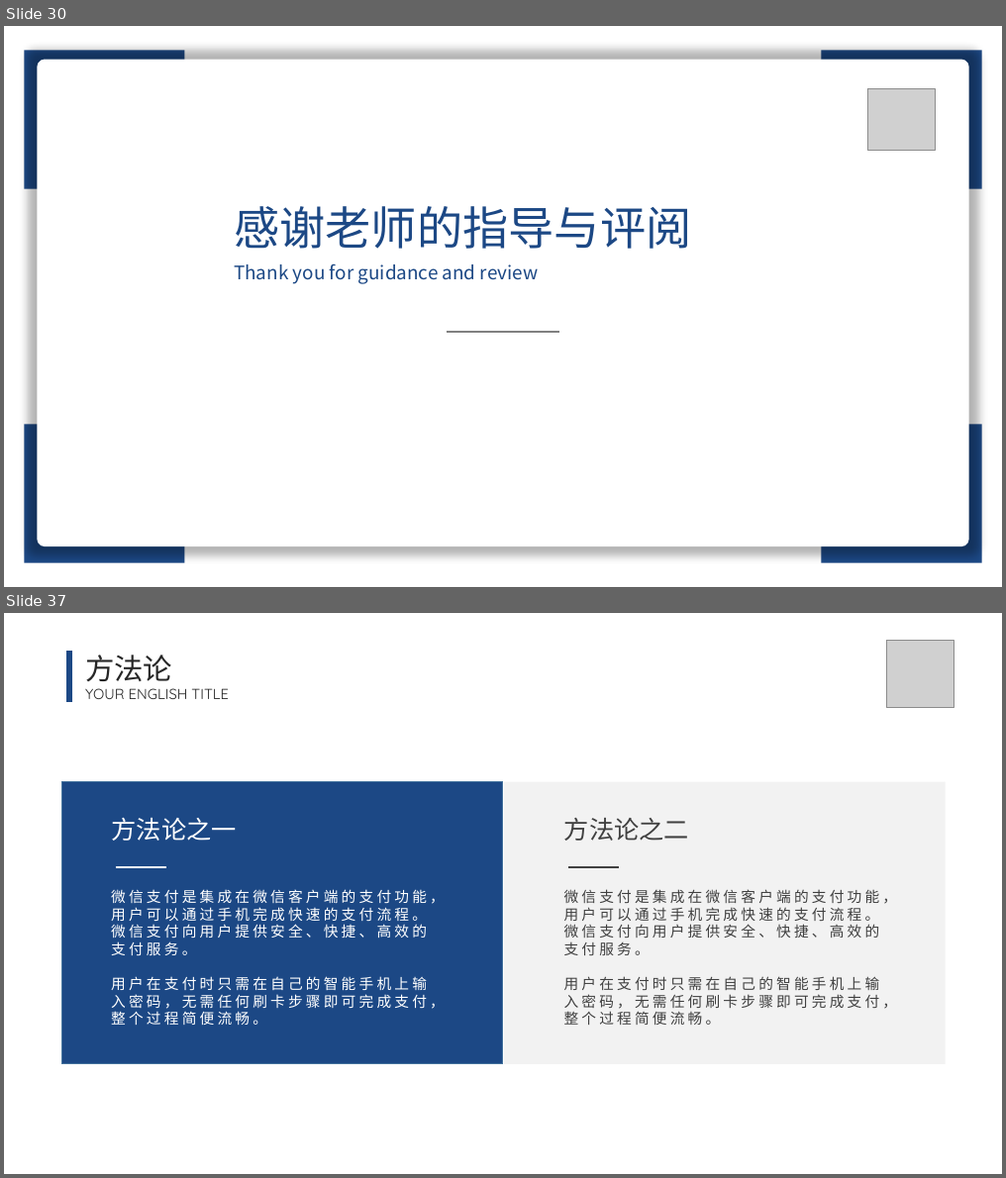
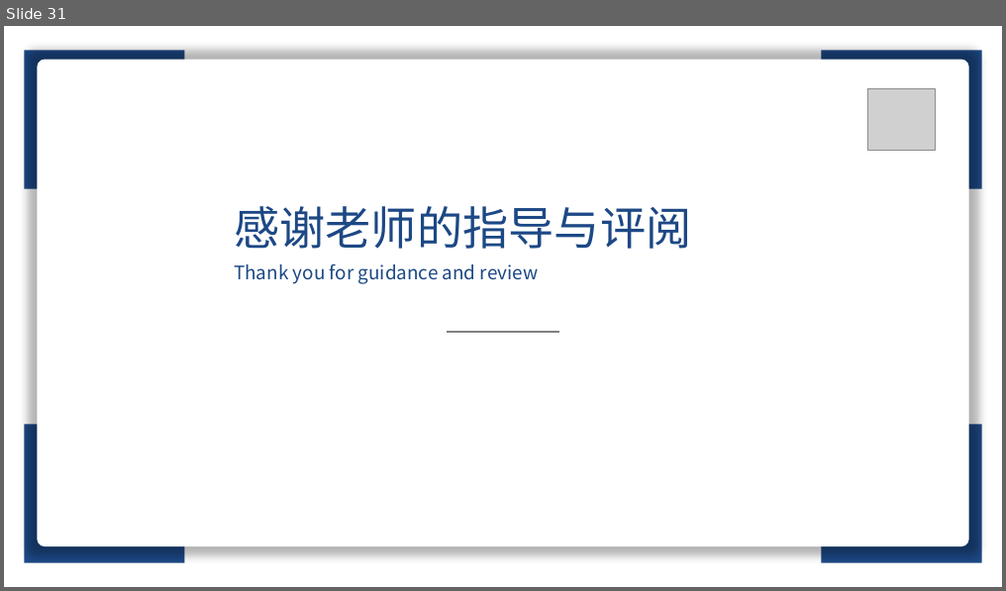
Before and after one commit to lt610/DeepGCN, a slide deck: 毕设提交/ppt/答辩ppt.pptx. Shown one above the other, each under a label of ours: slides 30 and 37 before the commit, slide 31 after it; the slides between them are not shown. The pictures are 1006x1178 and 1006x591 pixels, drawn with LibreOffice and Linux fonts; fonts in the diff are those of the drawing; grey boxes stand for pictures. Boxes give left, top, right and bottom in pixels: in the first picture for what was removed or moved away, otherwise in the second. Text is boxed around its words. In the diff, an @@ line names an element or a change of style, - is before the commit and + after.

```diff
--- a/毕设提交/ppt/答辩ppt.pptx
+++ b/毕设提交/ppt/答辩ppt.pptx
@@ slide 37 removed at [4,613,1002,1174], background #FFFFFF @@
@@ picture removed at [887,640,954,707] @@
@@ line removed from (69, 651) to (69, 702) @@
@@ text removed at [85,655,172,681] @@
-方法论
@@ text removed at [85,688,229,699] @@
-YOUR ENGLISH TITLE
@@ rectangle removed at [61,782,503,1064] @@
@@ rectangle removed at [504,782,945,1064] @@
@@ text removed at [112,818,237,841] @@
-方法论之一
@@ text removed at [564,818,689,841] @@
-方法论之二
@@ line removed from (116, 867) to (165, 867) @@
@@ line removed from (568, 867) to (619, 867) @@
@@ text removed at [111,889,445,1025] @@
-微信支付是集成在微信客户端的支付功能，用户可以通过手机完成快速的支付流程。微信支付向用户提供安全、快捷、高效的支付服务。
-用户在支付时只需在自己的智能手机上输入密码，无需任何刷卡步骤即可完成支付，整个过程简便流畅。
@@ text removed at [564,889,898,1025] @@
-微信支付是集成在微信客户端的支付功能，用户可以通过手机完成快速的支付流程。微信支付向用户提供安全、快捷、高效的支付服务。
-用户在支付时只需在自己的智能手机上输入密码，无需任何刷卡步骤即可完成支付，整个过程简便流畅。
@@ what was slide 30 is now slide 31 @@
```
Also in this commit, not shown: 8 slides changed, 1 slide added, 12 other slides removed.
